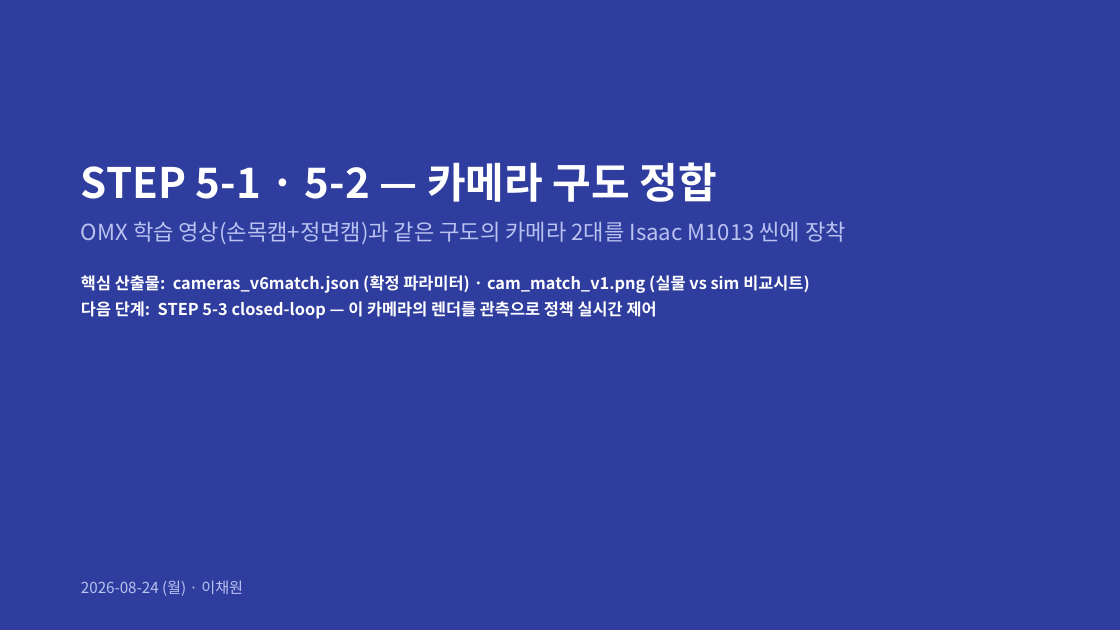
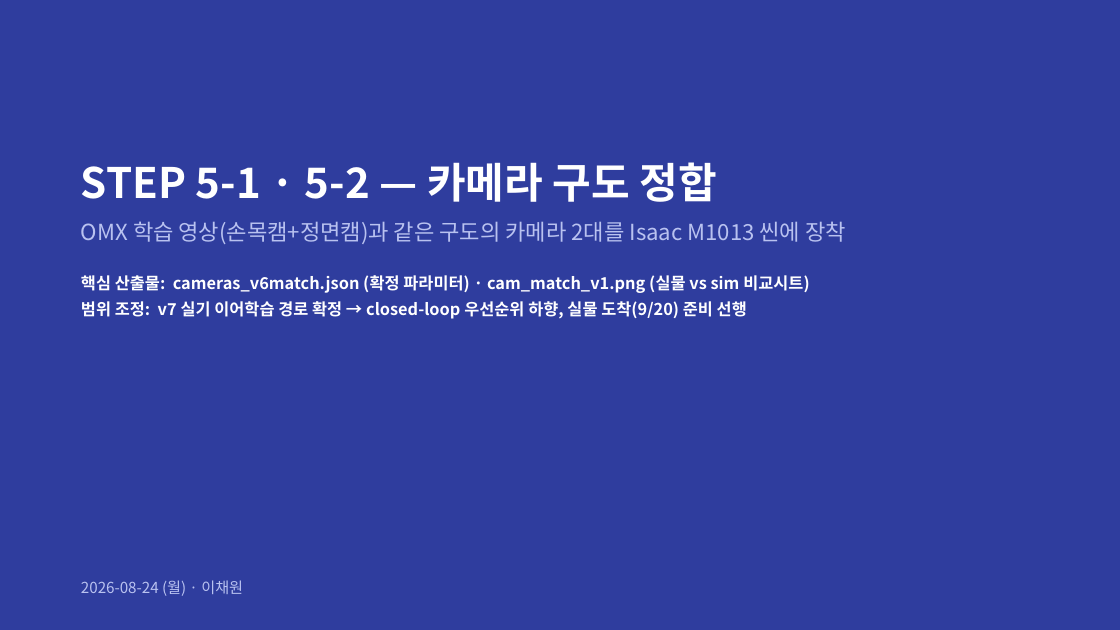
Before and after one commit to dlcodnjs817/m1013, a slide deck: slide 1 of 대화록 및 PPT/M1013_카메라정합_20260824.pptx. Drawn at 1120x630 pixels with LibreOffice and Linux fonts; fonts in the diff are those of the drawing. Boxes give left, top, right and bottom in pixels: in the first picture for what was removed or moved away, otherwise in the second. Text is boxed around its words. In the diff, an @@ line names an element or a change of style, - is before the commit and + after.

```diff
--- a/대화록 및 PPT/M1013_카메라정합_20260824.pptx
+++ b/대화록 및 PPT/M1013_카메라정합_20260824.pptx
@@ text at (x1=81, y1=301, x2=747, y2=319): text changed @@
-다음 단계: STEP 5-3 closed-loop — 이 카메라의 렌더를 관측으로 정책 실시간 제어
+범위 조정: v7 실기 이어학습 경로 확정 → closed-loop 우선순위 하향, 실물 도착(9/20) 준비 선행
```
Also in this commit, not shown: 3 other slides changed, 4 slides added, 1 slide removed, 2 other files.
